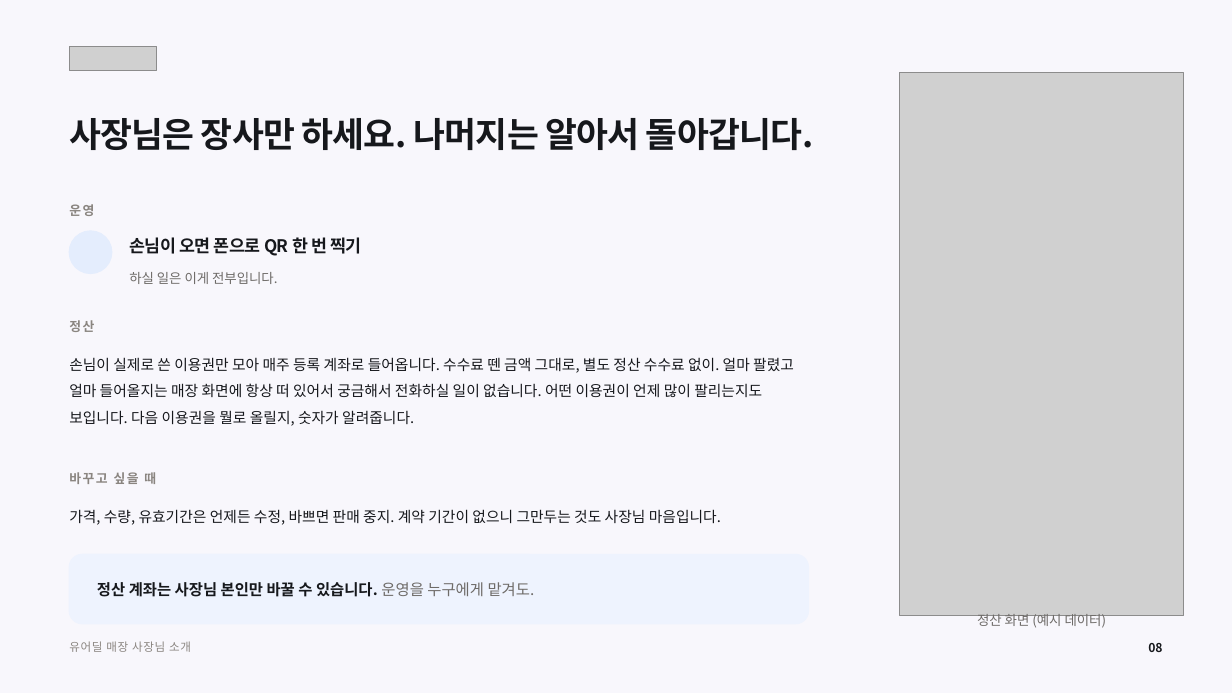
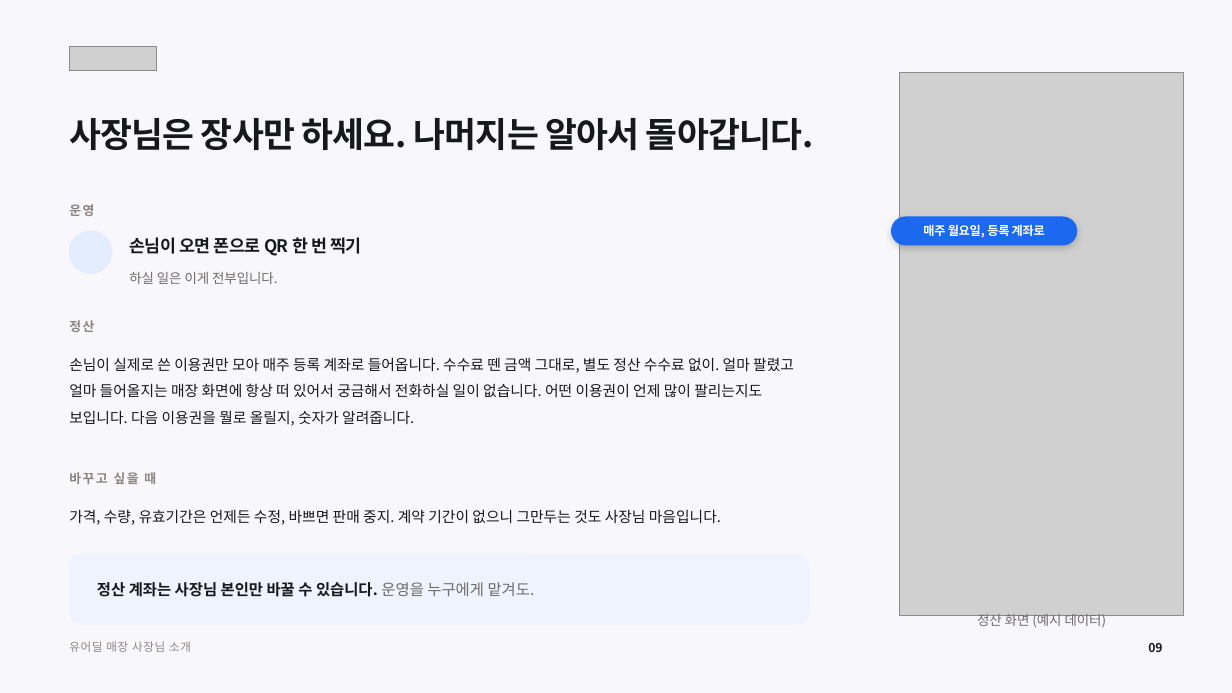
Before and after one commit to tobe2111/ur-live, a slide deck: slide 10 of docs/business/proposals/urdeal-store-owner-deck.pptx (slide 8 before the commit). Drawn at 1232x693 pixels with LibreOffice and Linux fonts; fonts in the diff are those of the drawing; grey boxes stand for pictures; background and template pictures are left out. Boxes give left, top, right and bottom in pixels: in the first picture for what was removed or moved away, otherwise in the second. Text is boxed around its words. In the diff, an @@ line names an element or a change of style, - is before the commit and + after.

```diff
--- a/docs/business/proposals/urdeal-store-owner-deck.pptx
+++ b/docs/business/proposals/urdeal-store-owner-deck.pptx
@@ rounded rectangle added at (892,217,1077,245), fill #1C69EF, outline #1C69EF 1 pt @@
@@ text added at (923,224,1045,238), 9.5 pt, text #FFFFFF, bold @@
+매주 월요일, 등록 계좌로
```
Also in this commit, not shown: 5 other slides changed, 2 slides added, 14 other files.
